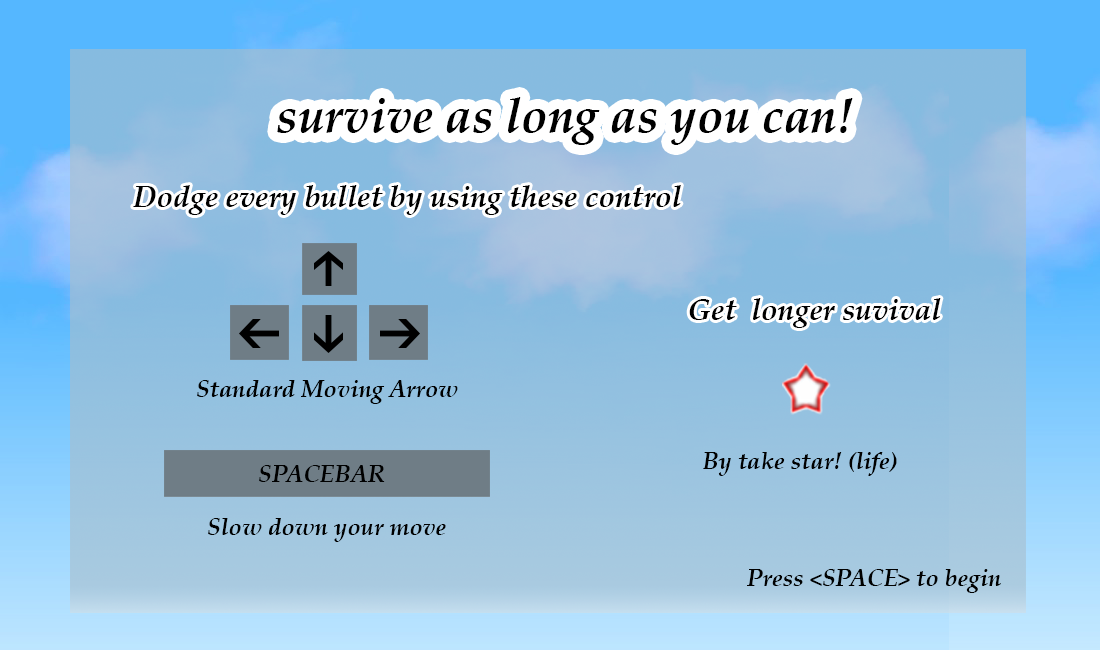
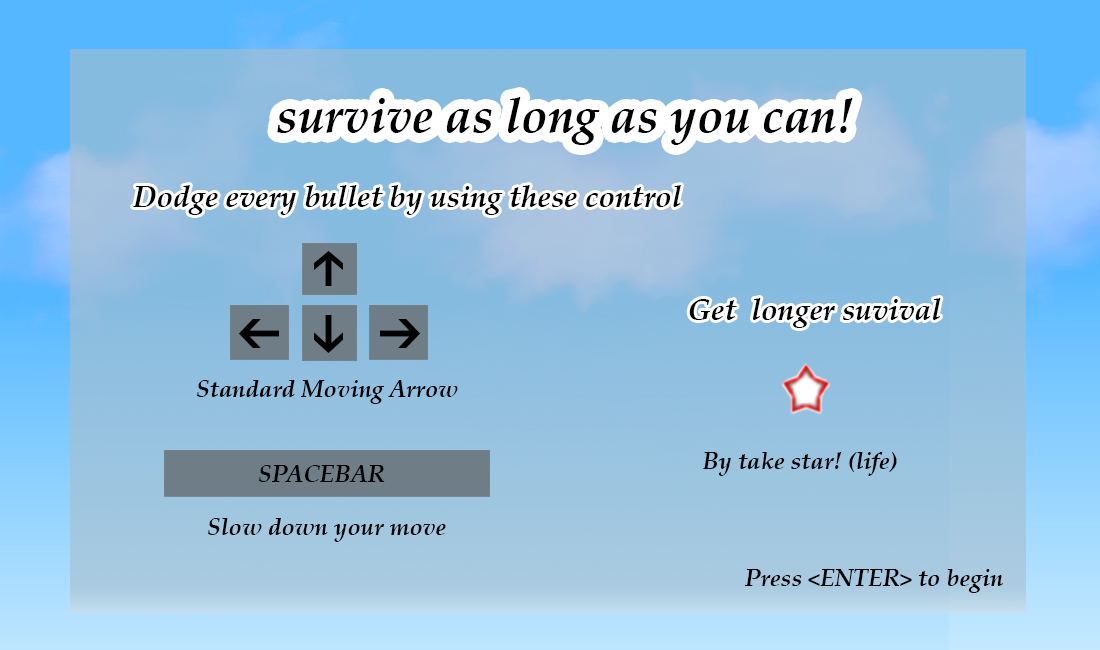
Layered file, before and after one edit (1100px x 650px). Changes by layer:
renamed "Press <SPACE> to begin" to "Press <ENTER> to begin", painted on it over [745, 569, 1003, 593]
